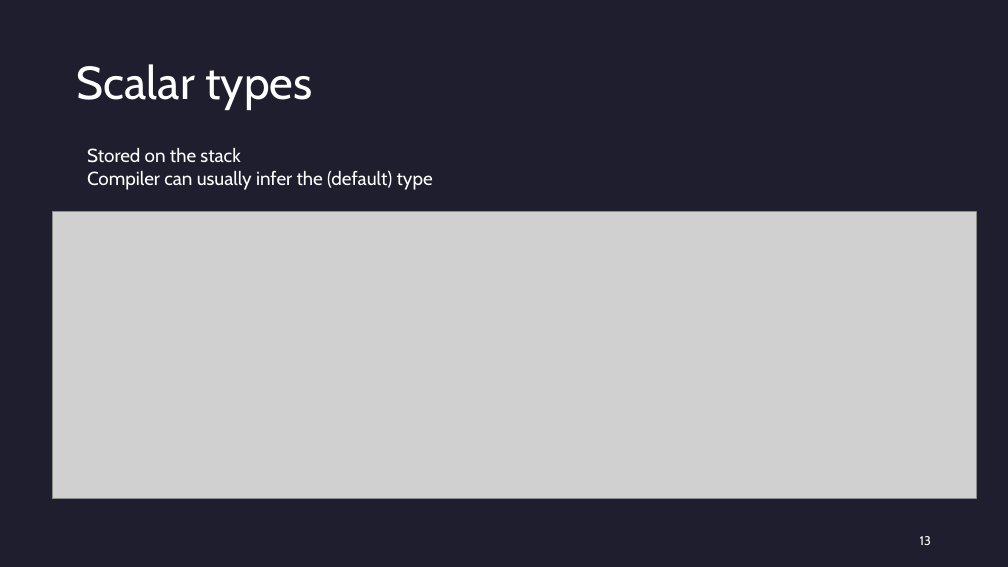
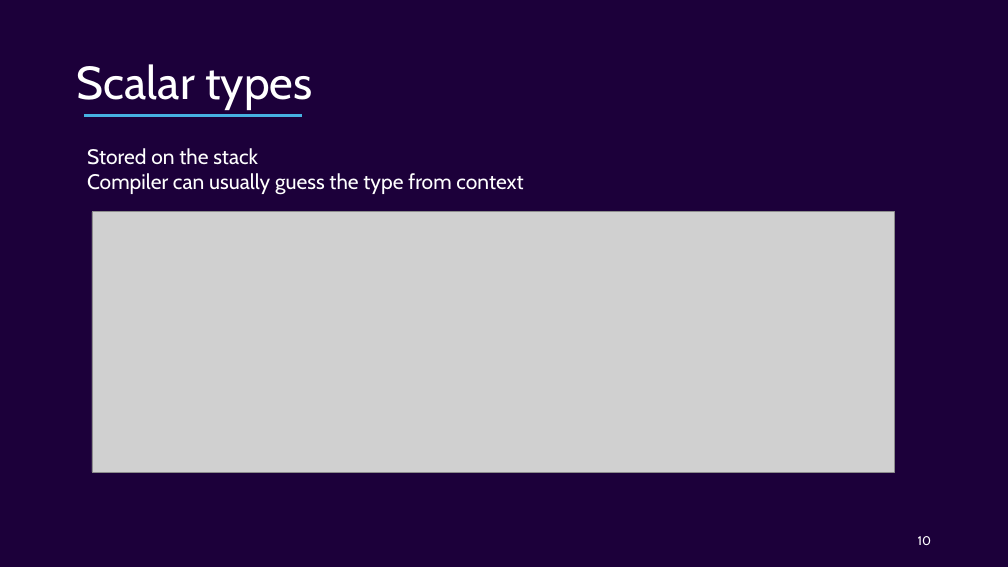
Before and after one commit to Ordina-Group/pythoneers-rust-workshop, a slide deck: slide 10 of Rust.pptx (slide 13 before the commit). Drawn at 1008x567 pixels with LibreOffice and Linux fonts; fonts in the diff are those of the drawing; grey boxes stand for pictures. Boxes give left, top, right and bottom in pixels: in the first picture for what was removed or moved away, otherwise in the second. Text is boxed around its words. In the diff, an @@ line names an element or a change of style, - is before the commit and + after.

```diff
--- a/Rust.pptx
+++ b/Rust.pptx
@@ background #1E1E2E to #1C003A @@
@@ line added from (84, 116) to (302, 116), #46B1E1 2.25 pt @@
@@ text at (87,148,258,165): size 18 to 20 pt in "Stored on the stack" @@
@@ text at (87,173,523,195): text changed; size 18 to 20 pt @@
-Compiler can usually infer the (default) type
+Compiler can usually guess the type from context
@@ picture: place and size @@
-picture at (52,211,976,498)
+picture at (92,212,895,472)
@@ page number at (918,536,931,545): text changed @@
-13
+10
```
Also in this commit, not shown: 22 other slides changed, 17 slides added, 2 slides removed.
